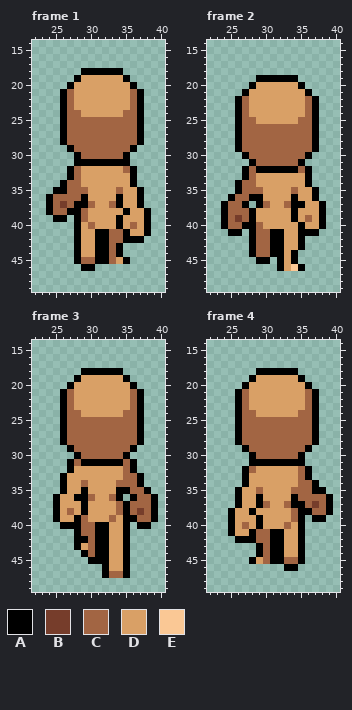
Edited in one commit: pixel-art file (assets/Entities/Characters/Body_A/Animations/Walk_Base/Walk_Up.aseprite). Above is the file before it was changed.
64x64 pixels, 6 frames. Shown: frame 1: x 22..40, y 14..49; frame 2: x 22..40, y 14..49; frame 3: x 22..40, y 14..49; frame 4: x 22..40, y 14..49. The commit also changed other frames, which this record leaves out.
Visible layers, top first: "Head", "Arms", "Chest", "Legs".
Palette (. is transparent): A #000000  B #763d2b  C #a26543  D #d9a066  E #fac895
Pixels before, frame 1, first column x 24:
18 .....AAAAAA....
19 ....ADDDDDDA...
20 ...ADDDDDDDDA..
21 ..ACDDDDDDDDCA.
22 ..ACDDDDDDDDCA.
23 ..ACDDDDDDDDCA.
24 ..ACCDDDDDDCCA.
25 ..ACCCCCCCCCCA.
26 ..ACCCCCCCCCCA.
27 ..ACCCCCCCCCCA.
28 ..ACCCCCCCCCCA.
29 ...ACCCCCCCCA..
30 ....ACCCCCCA...
31 ....AAAAAAAA...
32 ...ACDDDDDDCA..
33 ...ACDDDDDDDA..
34 ..ACCDDDDDDDA..
35 .AACCCDDDDCDDA.
36 ACCCCADDDDADDA.
37 ACBCAACDDCADDA.
38 ACCAACDDDDDADDA
39 .AA.ACDDDDADDDA
40 ....ADCDDDADCDA
41 ....ADDAACCADDA
42 ....ADDAACCAAA.
43 ....ADDAACA....
44 ....ADDAACA....
45 ....ACCAACDA...
46 .....AA........
Pixels before, frame 2, first column x 24:
19 .....AAAAAA....
20 ....ADDDDDDA...
21 ...ADDDDDDDDA..
22 ..ACDDDDDDDDCA.
23 ..ACDDDDDDDDCA.
24 ..ACDDDDDDDDCA.
25 ..ACCDDDDDDCCA.
26 ..ACCCCCCCCCCA.
27 ..ACCCCCCCCCCA.
28 ..ACCCCCCCCCCA.
29 ..ACCCCCCCCCCA.
30 ...ACCCCCCCCA..
31 ....ACCCCCCA...
32 ...ACAAAAAACA..
33 ...ACDDDDDDDA..
34 ..ACCDDDDDDDA..
35 ..ACCCDDDDCDDA.
36 .ACCAADDDDADDA.
37 ACCA.ACDDCAADDA
38 ACCCADDDDDADDDA
39 ACBCADDDDDADCDA
40 ACCAACDDDDDADDA
41 .AA.ACCAADDAAA.
42 ....ACCAADDA...
43 ....ACCAADDA...
44 ....ACCAADA....
45 .....AA.ADA....
46 ........ADEA...
Pixels before, frame 3, first column x 25:
18 ....AAAAAA.....
19 ...ADDDDDDA....
20 ..ADDDDDDDDA...
21 .ACDDDDDDDDCA..
22 .ACDDDDDDDDCA..
23 .ACDDDDDDDDCA..
24 .ACCDDDDDDCCA..
25 .ACCCCCCCCCCA..
26 .ACCCCCCCCCCA..
27 .ACCCCCCCCCCA..
28 .ACCCCCCCCCCA..
29 ..ACCCCCCCCA...
30 ...ACCCCCCA....
31 ..ACAAAAAACA...
32 ..ADDDDDDDCA...
33 .ADDDDDDDDCCA..
34 .ADDCDDDDCCCA..
35 .ADDADDDDAACCA.
36 ADDAACDDCA.ACCA
37 ADDDADDDDCACCCA
38 ADCDADDDDCACBCA
39 ADDACDDDCDAACCA
40 .AAACCAADDA.AA.
41 ...ACCAADDA....
42 ...AACAADDA....
43 ...ADCAADDA....
44 ....ACAADDA....
45 .....AAADDA....
46 .......ADDA....
47 .......ACCA....
Pixels before, frame 4, first column x 25:
18 ....AAAAAA.....
19 ...ADDDDDDA....
20 ..ADDDDDDDDA...
21 .ACDDDDDDDDCA..
22 .ACDDDDDDDDCA..
23 .ACDDDDDDDDCA..
24 .ACCDDDDDDCCA..
25 .ACCCCCCCCCCA..
26 .ACCCCCCCCCCA..
27 .ACCCCCCCCCCA..
28 .ACCCCCCCCCCA..
29 ..ACCCCCCCCA...
30 ...ACCCCCCA....
31 ...AAAAAAAA....
32 ..ACDDDDDDCA...
33 ..ADDDDDDDCA...
34 ..ADDDDDDDCCA..
35 .ADDCDDDDCCCAA.
36 .ADDADDDDACCCCA
37 .ADDACDDCAACBCA
38 ADDADDDDDCAACCA
39 ADDDADDDDCA.AA.
40 ADCDADDDCDA....
41 ADDACCAADDA....
42 .AAACCAADDA....
43 ....ACAADDA....
44 ....ACAADDA....
45 ...ADCAACCA....
46 ........AA.....
The same view after the edit:
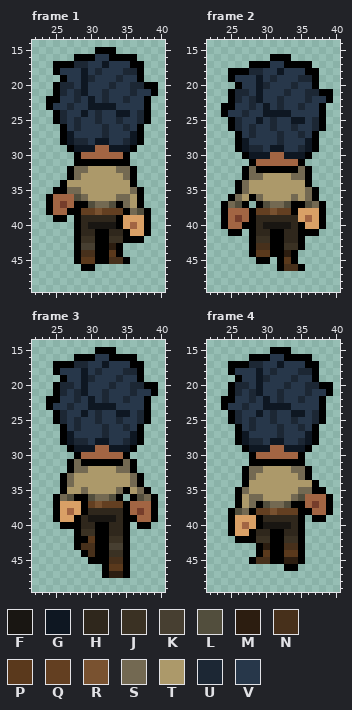
Colours new in this view: F #191612  G #0e1722  H #2f271c  J #3a3123  K #473f31  L #524e3d  M #2c1d10  N #47301b  P #5a391c  Q #633f21  R #795230  S #736952  T #ac996a  U #1c2734  V #27374a
Difference:
layer "Pants" added
layer "Boots" added
layer "Shirt" added
layer "Hair-V1-F1" added
Changed rows in their new state; - is an unchanged pixel.
Frame 1:
first column x 24:
15 -------AAA------
16 ----AAAVVAAAA---
17 -AAAUUVVGVVVAA--
18 -AVVVGVUVVVUUA--
19 --AVVGUVVVUVVA--
20 -AUUVGVVVUVVUUAA
21 -AUVUGVVUVVVUVVA
22 AAVVUVGVUVVUVVA-
23 AVVUVVGGGGVVVVA-
24 -AUVVGVUVVGGVUA-
25 -AUVUVVUVVUVVUA-
26 ---VUVVVUVVUV---
27 ---GVVVVUVVVG---
28 ---GUUVGGVVUG---
29 ----GGG--GGG----
32 ----SSTTTTSS----
33 ----STTTTTTS----
34 ---TTTTTTTTT----
35 ---SSTTTTTTTS---
36 ----LSTTTTSST---
37 ------LSSL-ST---
38 -----QQRQQQ-SL--
39 -----HHHHH------
40 -----HFFFF------
41 -----HH--HH-----
42 -----JJ--JJ-----
43 -----KK--M------
44 -----NN--P------
45 -----PP--NN-----
Frame 2:
first column x 24:
16 -------AAA------
17 ----AAAVVAAAA---
18 -AAAUUVVGVVVAA--
19 -AVVVGVUVVVUUA--
20 --AVVGUVVVUVVA--
21 -AUUVGVVVUVVUUAA
22 -AUVUGVVUVVVUVVA
23 AAVVUVGVUVVUVVA-
24 AVVUVVGGGGVVVVA-
25 -AUVVGVUVVGGVUA-
26 -AUVUVVUVVUVVUA-
27 ---VUVVVUVVUV---
28 ---GVVVVUVVVG---
29 ---GUUVGGVVUG---
30 ----GGG--GGG----
32 ----S------S----
33 ----SSTTTTSS----
34 ---STTTTTTTT----
35 ---STTTTTTTTS---
36 --ST-STTTTSTS---
37 -SL---LSSL--LS--
38 -----QQRQQ------
39 -----HHHHHH-----
40 -----HFFFFH-----
41 -----HH--HH-----
42 -----JJ--HH-----
43 -----NN--JJ-----
44 -----PP--M------
45 ---------P------
46 ---------NN-----
Frame 3:
first column x 24:
15 -------AAA------
16 ----AAAVVAAAA---
17 -AAAUUVVGVVVAA--
18 -AVVVGVUVVVUUA--
19 --AVVGUVVVUVVA--
20 -AUUVGVVVUVVUUAA
21 -AUVUGVVUVVVUVVA
22 AAVVUVGVUVVUVVA-
23 AVVUVVGGGGVVVVA-
24 -AUVVGVUVVGGVUA-
25 -AUVUVVUVVUVVUA-
26 ---VUVVVUVVUV---
27 ---GVVVVUVVVG---
28 ---GUUVGGVVUG---
29 ----GGG--GGG----
31 ----S------S----
32 ----SSTTTTSS----
33 ---STTTTTTTTS---
34 ---STTTTTTTTS---
35 ---TTSTTTTS-TS--
36 --SL--LSSL---LS-
37 ------QRQQQ-----
38 ------HHHHH-----
39 -----HFFFFH-----
40 -----HH--HH-----
41 -----JJ--HH-----
42 ------P--JJ-----
43 -----NN--KK-----
44 ------N--JJ-----
45 ---------NN-----
46 ---------PP-----
47 ---------MM-----
Frame 4:
first column x 24:
15 -------AAA------
16 ----AAAVVAAAA---
17 -AAAUUVVGVVVAA--
18 -AVVVGVUVVVUUA--
19 --AVVGUVVVUVVA--
20 -AUUVGVVVUVVUUAA
21 -AUVUGVVUVVVUVVA
22 AAVVUVGVUVVUVVA-
23 AVVUVVGGGGVVVVA-
24 -AUVVGVUVVGGVUA-
25 -AUVUVVUVVUVVUA-
26 ---VUVVVUVVUV---
27 ---GVVVVUVVVG---
28 ---GUUVGGVVUG---
29 ----GGG--GGG----
32 ----SSTTTTSS----
33 ----STTTTTTS----
34 ----TTTTTTTTT---
35 ---STTTTTTTSS---
36 ---TSSTTTTSL----
37 ---TS-LSSL------
38 --LS-QQRQQQ-----
39 ------HHHHH-----
40 ------FFFFH-----
41 -----HH--HH-----
42 -----JJ--JJ-----
43 ------M--NN-----
44 ------P--PP-----
45 -----NN--MM-----
Changed places in both pictures, as pixel boxes (x1, y1, x2, y2):
changed: (46, 47, 158, 264)
changed: (221, 54, 333, 271)
changed: (46, 347, 158, 578)
changed: (221, 347, 333, 564)
